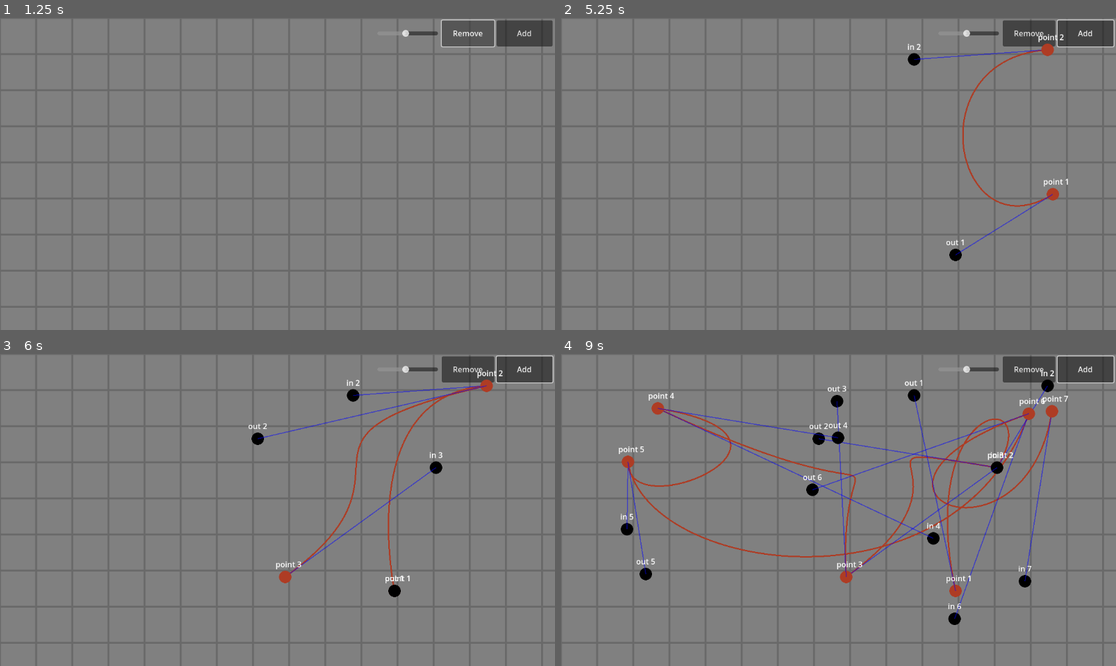
Above: before the commit, frames 1-4 (two rows, left to right).
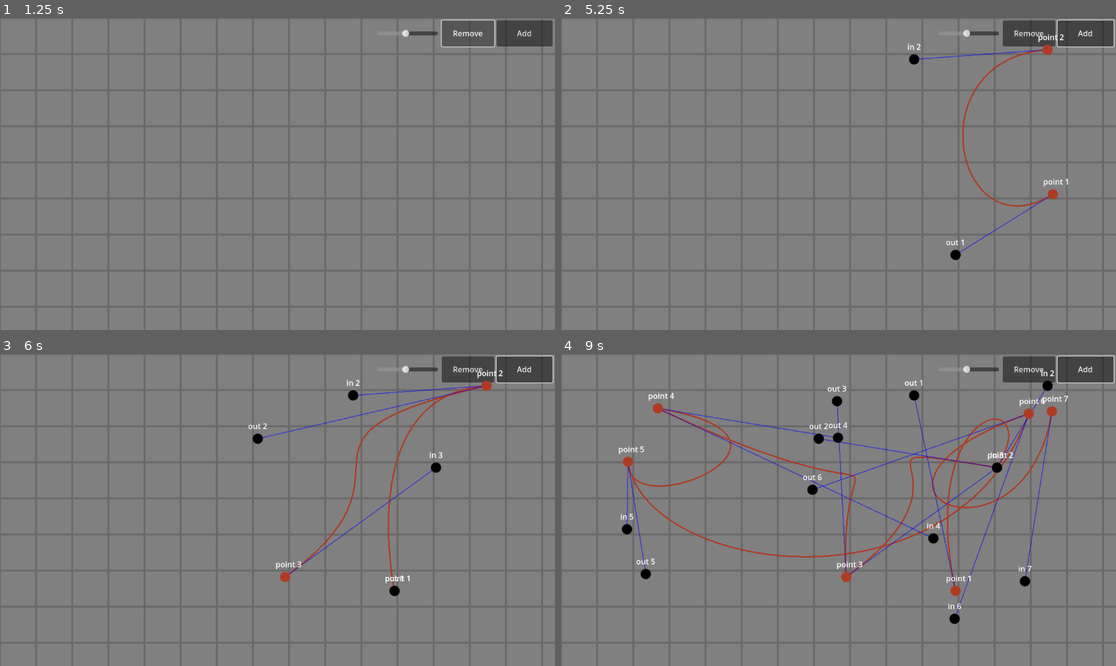
Above: after the commit, the same moments.

Repository: NiahSSBM/Godot-Curves
Game: Godot game, scene res://scenes/main.tscn
The game is run twice, just before and just after one commit, with the same random seed, the same clock (stepped at 60 frames per second) and the same inputs.
Inputs (mouse positions are in pixels of both pictures, inside the frame that each line leads up to):
- Up to frame 1 (1.25 s): click "Remove" at 0.5 s
- Up to frame 2 (5.25 s): click "Add" at 1.25 s; click "Remove" at 2 s; click "Add" at 2.75 s; click "Remove" at 3.5 s; click "Add" at 4.25 s; tap Enter at 5 s; move the mouse to (1054, 192) at 5.02 s; press the mouse at (1054, 192) at 5.03 s
- Up to frame 3 (6 s): tap Space at 5.75 s; move the mouse to (394, 591) at 5.77 s; release the mouse at (394, 591) at 5.78 s; click (394, 591) at 5.85 s
- Up to frame 4 (9 s): tap Enter at 6.5, 8 s; move the mouse to (916, 394) at 6.52 s; press the mouse at (916, 394) at 6.53 s; tap Space at 7.25, 8.75 s; move the mouse to (1049, 385) at 7.27 s; release the mouse at (1049, 385) at 7.28 s; click (1049, 385) at 7.35 s; move the mouse to (816, 438) at 8.02 s; press the mouse at (816, 438) at 8.03 s; move the mouse to (999, 466) at 8.77 s; release the mouse at (999, 466) at 8.78 s; click (999, 466) at 8.85 s

Frame 1 is identical in both runs. In frame 2, 0.1% of the frame differs, in the area x 62-90%, y 8-78%; in frame 3, 0.2%; in frame 4, 0.6%, in the area x 10-90%, y 8-87%.

Commit message:
More cleanup

Diff:
--- a/scenes/point.tscn
+++ b/scenes/point.tscn
@@ -6,14 +6,13 @@
 [sub_resource type="CircleShape2D" id="CircleShape2D_sugp2"]
 
 [node name="point" type="Node2D"]
+z_index = 5
 script = ExtResource("1_tue75")
-
-[node name="Sprite2D" type="Sprite2D" parent="."]
-scale = Vector2(0.2, 0.2)
 
 [node name="Area2D" type="Area2D" parent="."]
 
 [node name="CollisionShape2D" type="CollisionShape2D" parent="Area2D"]
+z_index = 5
 scale = Vector2(1.5, 1.5)
 shape = SubResource("CircleShape2D_sugp2")
 
@@ -25,6 +24,7 @@
 horizontal_alignment = 1
 
 [node name="ControlLine" type="Line2D" parent="."]
+z_index = -1
 script = ExtResource("2_tue75")
 
 [connection signal="input_event" from="Area2D" to="." method="_on_area_2d_input_event"]
--- a/scripts/Globals.gd
+++ b/scripts/Globals.gd
@@ -2,3 +2,5 @@
 
 var is_point_grabbed = false
 var total_points = 0
+var red_color = Color("ae3c24")
+var black_color = Color.BLACK
--- a/scripts/point.gd
+++ b/scripts/point.gd
@@ -1,17 +1,19 @@
 extends Node2D
 
 var is_grabbed: bool = false
-
-var dot_red: Resource = preload("res://assets/dot-red.png")
-var dot_black: Resource = preload("res://assets/dot-black.png")
+var circle_radius: float = 10
+var point_color: Color
 
 func _ready():
 	if name == "point":
-		get_node("Sprite2D").texture = dot_red
+		point_color = Globals.red_color
 	else:
-		get_node("Sprite2D").texture = dot_black
+		point_color = Globals.black_color
 
 	randomize_spawn()
+
+func _draw():
+	draw_circle(Vector2.ZERO, circle_radius, point_color, true, -1.0, true)
 
 func randomize_spawn():
 	position.x = randi_range(get_viewport().size.x * 0.1, get_viewport().size.x * 0.9)
Binary file removed: assets/dot-black.png
Not shown, removed: assets/dot-black.png.import
Binary file removed: assets/dot-red.png
Not shown, removed: assets/dot-red.png.import
Not shown, removed: assets/dot.png.import
